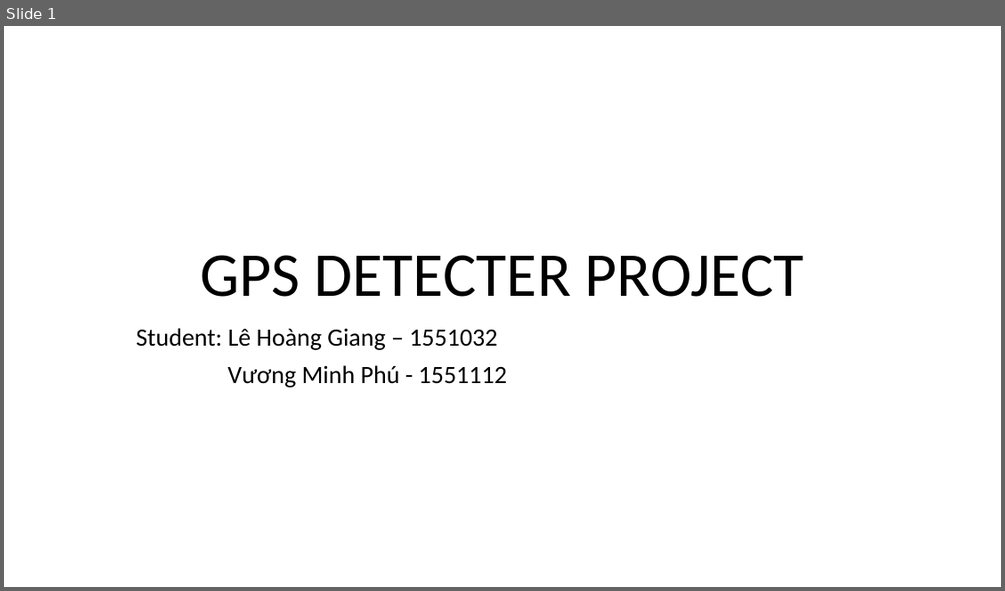
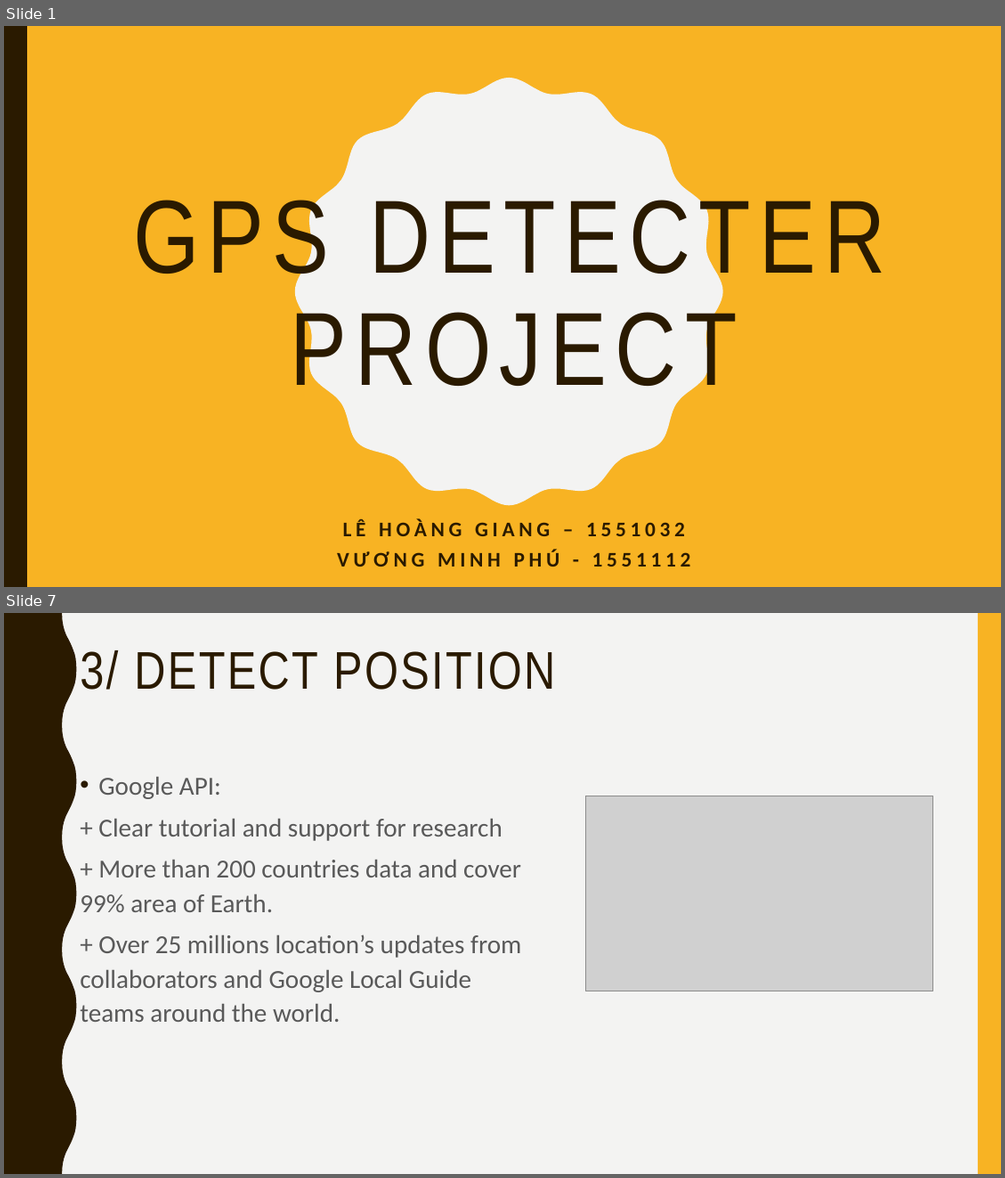
Before and after one commit to GiangHLe/GPS, a slide deck: GPS DETECTER PROJECT.pptx. Shown one above the other, each under a label of ours: slide 1 before the commit, slides 1 and 7 after it; the slides between them are not shown. The pictures are 1005x591 and 1005x1178 pixels, drawn with LibreOffice and Linux fonts; fonts in the diff are those of the drawing; grey boxes stand for pictures. Boxes give left, top, right and bottom in pixels: in the first picture for what was removed or moved away, otherwise in the second. Text is boxed around its words. In the diff, an @@ line names an element or a change of style, - is before the commit and + after.

```diff
--- a/GPS DETECTER PROJECT.pptx
+++ b/GPS DETECTER PROJECT.pptx
@@ slide 7 added at (4, 613, 1001, 1174), background #F3F3F2 @@
@@ freeform shape added at (4, 613, 77, 1174), fill #2A1A00 @@
@@ rectangle added at (978, 613, 1001, 1174), fill #F8B323 @@
@@ title added at (80, 650, 555, 690), 51 pt, text #2A1A00 @@
+3/ DETECT POSITION
@@ text added at (80, 777, 521, 1022), 25 pt, text #595959 @@
+• Google API:
++ Clear tutorial and support for research
++ More than 200 countries data and cover 99% area of Earth.
++ Over 25 millions location’s updates from collaborators and Google Local Guide teams around the world.
@@ picture added at (586, 796, 932, 991) @@
@@ slide 1 changed as well @@
@@ background #FFFFFF to #F8B323 @@
@@ rectangle added at (4, 26, 27, 587), fill #2A1A00 @@
@@ freeform shape added at (295, 78, 723, 506), fill #F3F3F2 @@
@@ title "GPS DETECTER PROJECT": place and size @@
-title "GPS DETECTER PROJECT" at (200, 255, 804, 297)
+title "GPS DETECTER PROJECT" at (133, 189, 886, 403)
@@ title "GPS DETECTER PROJECT" at (133, 189, 886, 403): size 60 to 100 pt, font Calibri to Arial Narrow, text colour #000000 to #2A1A00, letter spacing 0 to 8 pt; vertical alignment bottom to middle @@
@@ subtitle at (337, 518, 691, 566): text changed; size 24 to 20 pt; text colour #000000 to #2A1A00; bold on @@
-Student: Lê Hoàng Giang – 1551032
-Vương Minh Phú - 1551112
+LÊ HOÀNG GIANG – 1551032
+VƯƠNG MINH PHÚ - 1551112
```
Also in this commit, not shown: 5 other slides changed, 8 other slides added, 5 slides removed.
